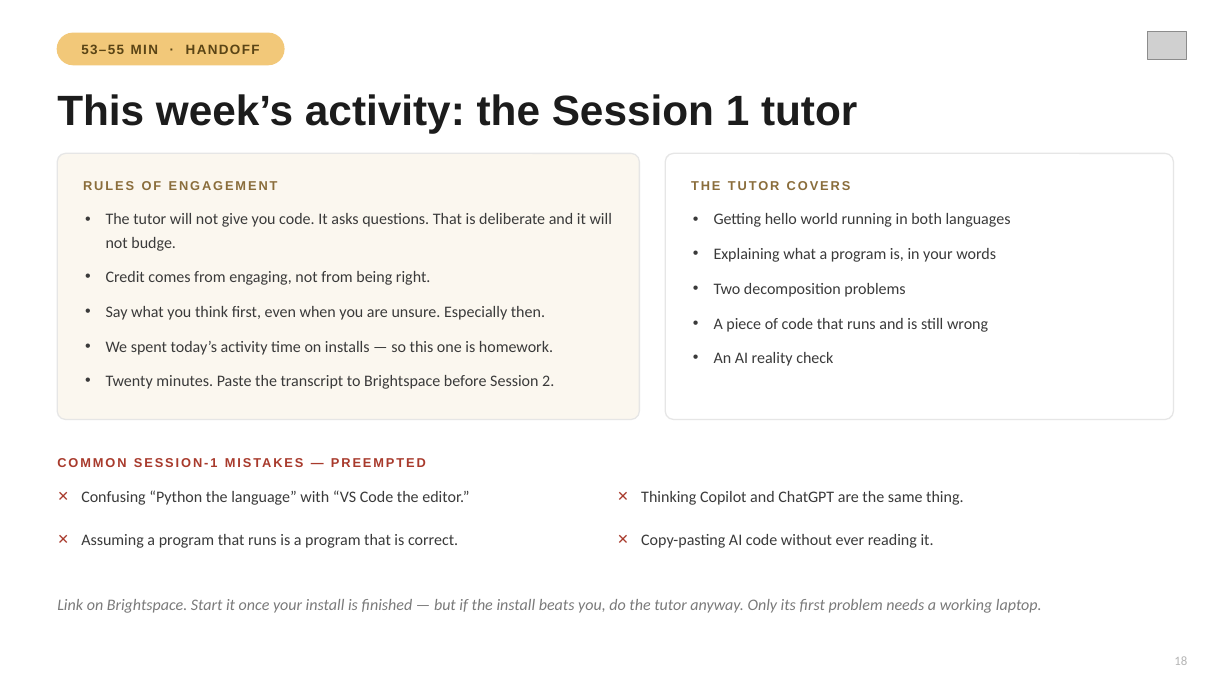
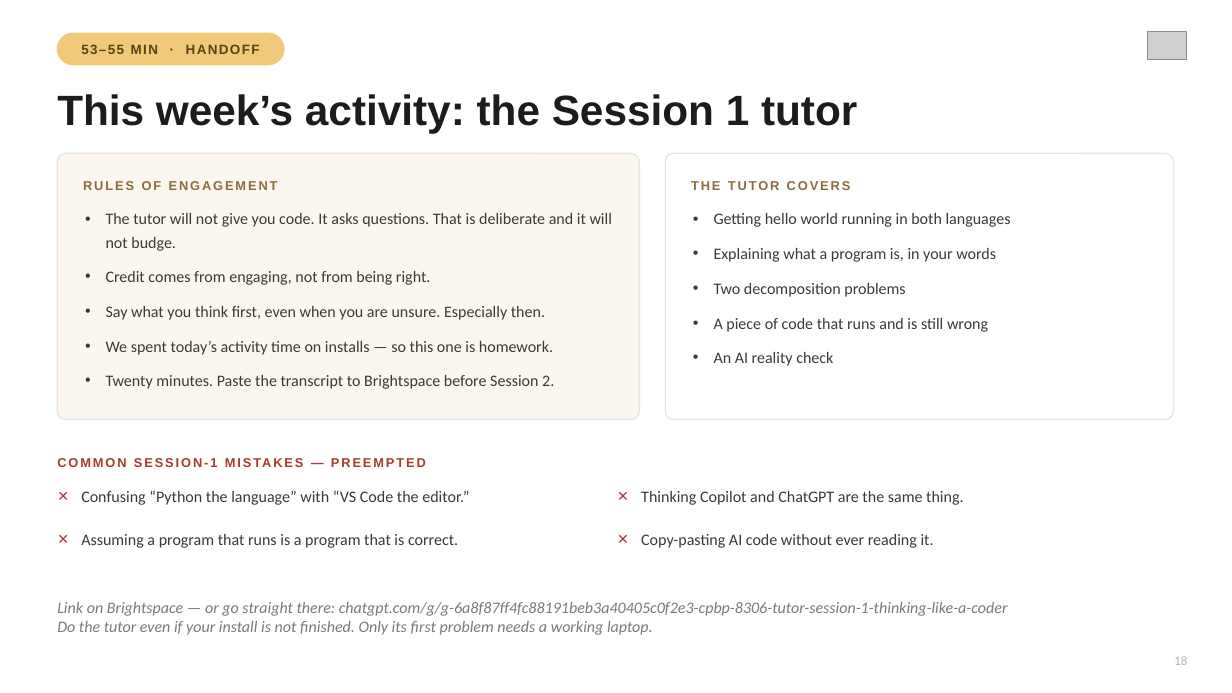
Before and after one commit to HeardLibrary/cpbp8306-dataanalysis, a slide deck: slide 18 of Fall_2026/slides/CPBP8306_Session1_Thinking_Like_a_Coder.pptx. Drawn at 1232x693 pixels with LibreOffice and Linux fonts; fonts in the diff are those of the drawing; grey boxes stand for pictures. Boxes give left, top, right and bottom in pixels: in the first picture for what was removed or moved away, otherwise in the second. Text is boxed around its words. In the diff, an @@ line names an element or a change of style, - is before the commit and + after.

Commit message:
26 session 1 prep

```diff
--- a/Fall_2026/slides/CPBP8306_Session1_Thinking_Like_a_Coder.pptx
+++ b/Fall_2026/slides/CPBP8306_Session1_Thinking_Like_a_Coder.pptx
@@ text at [57,602,1008,635]: text changed @@
-Link on Brightspace. Start it once your install is finished — but if the install beats you, do the tutor anyway. Only its first problem needs a working laptop.
+Link on Brightspace — or go straight there: chatgpt.com/g/g-6a8f87ff4fc88191beb3a40405c0f2e3-cpbp-8306-tutor-session-1-thinking-like-a-coder
+Do the tutor even if your install is not finished. Only its first problem needs a working laptop.
```
Also in this commit, not shown: 41 other files.
